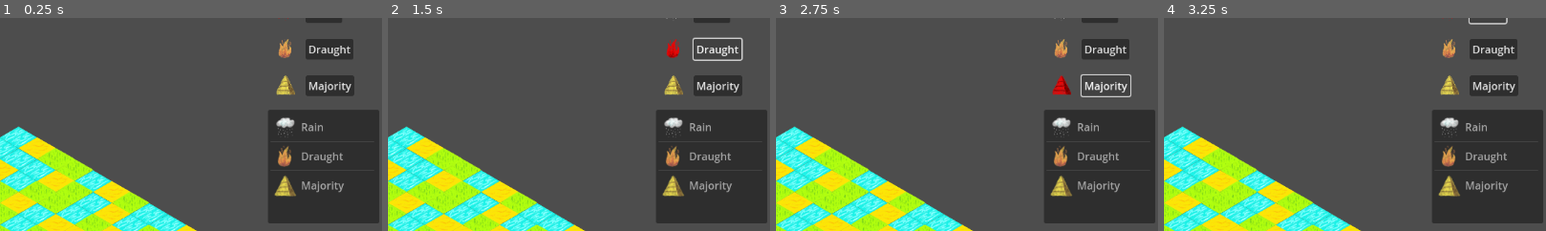
Above: before the commit, frames 1-4 (left to right).
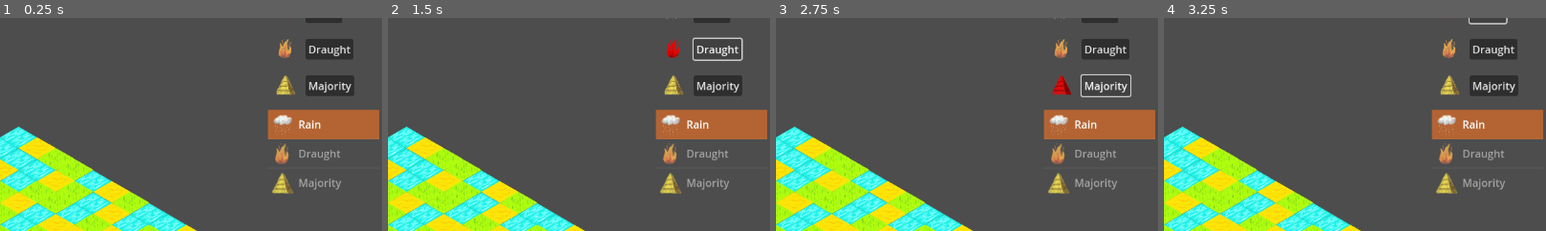
Above: after the commit, the same moments.

Repository: matouseek/game_jam_24
Game: Godot game, scene res://scenes/game.tscn
Two runs of this game, one before a commit and one after it. Both use one fixed random seed, a clock stepped at 60 frames per second and the inputs below. The engine's default icon, where the game draws it, is replaced by a stand-in: a white triangle on a blue panel in a dark square.
Inputs:
- Up to frame 1 (0.25 s): no input
- Up to frame 2 (1.5 s): click "Rain" at 0.5 s; click "Draught" at 1.25 s
- Up to frame 3 (2.75 s): click "Majority" at 2 s
- Up to frame 4 (3.25 s): click "Rain" at 2.75 s
The pictures show only the part of the screen within x 50-100%, y 13-63%; the shares and areas given below are measured in that part.

The runs differ from the first frame. In frame 1, 15% of the frame differs, in the area x 70-100%, y 43-97%; in frame 2, 15%; in frame 3, 15%; in frame 4, 15%.

Commit message:
Item list background transparent

Diff:
--- a/scenes/hud.tscn
+++ b/scenes/hud.tscn
@@ -13,6 +13,14 @@
 
 [sub_resource type="StyleBoxFlat" id="StyleBoxFlat_fhote"]
 bg_color = Color(0, 0, 0, 0.243137)
+
+[sub_resource type="StyleBoxEmpty" id="StyleBoxEmpty_sllrl"]
+
+[sub_resource type="StyleBoxFlat" id="StyleBoxFlat_4wexa"]
+bg_color = Color(0.976471, 0.121569, 0.0235294, 0.529412)
+
+[sub_resource type="StyleBoxFlat" id="StyleBoxFlat_lj0vq"]
+bg_color = Color(0.92549, 0.439216, 0.141176, 0.65098)
 
 [node name="HUD" type="CanvasLayer"]
 script = ExtResource("1_n2wg5")
@@ -168,8 +176,10 @@
 offset_top = 225.0
 offset_right = 1148.0
 offset_bottom = 396.0
+theme_override_styles/panel = SubResource("StyleBoxEmpty_sllrl")
+theme_override_styles/hovered = SubResource("StyleBoxFlat_4wexa")
+theme_override_styles/selected = SubResource("StyleBoxFlat_lj0vq")
 item_count = 3
-max_columns = 3
 item_0/text = "Rain"
 item_0/icon = ExtResource("8_ov0ut")
 item_1/text = "Draught"
--- a/scripts/hud.gd
+++ b/scripts/hud.gd
@@ -8,6 +8,7 @@
 
 func _ready() -> void:
 	update_hud()
+	$ItemList.select(0)
 
 func _on_rain_pressed() -> void:
 	reset_hud()
Not shown: 1 places in scenes/hud.tscn that only renumber resources
